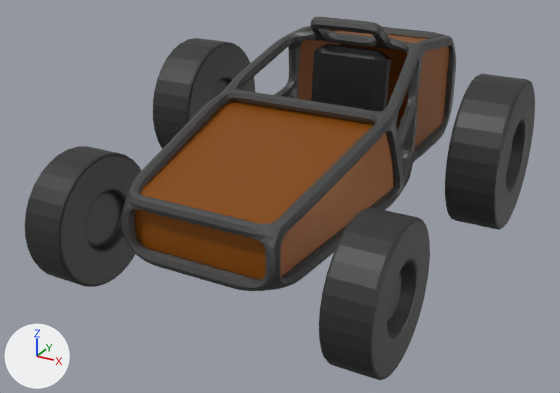
Before and after pictures for a commit that changed the COLLADA model assets/BasicBuggy.dae.
Camera for both pictures: a 50 mm lens placed at (5.18, -8.19, 3.82), pointed at (1.05, -0.67, 0.06). Arrows for +X, +Y and +Z are at lower left; the lights stay in place. Where no turn or scale is listed for an object, it has been applied to the vertices. Vertices at the same position are counted once.

Names of what the first picture shows: 'Chassis', 'Chassis_RollCage', 'Seat', 'Wheel_Front.LR', 'Wheel_Rear.LR'.
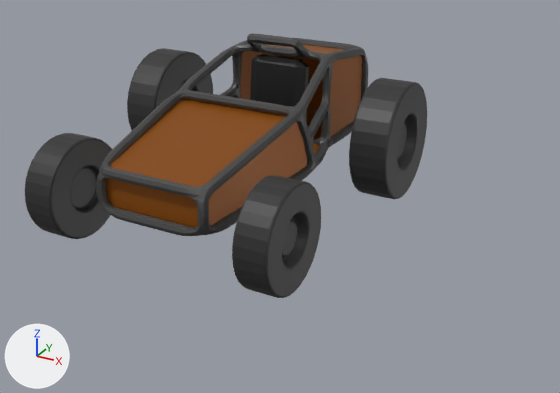
Changed parts and their boxes (x1, y1, x2, y2) in the pictures (560 x 393 px):
'Chassis', moved: before (135, 31, 449, 279); after (106, 44, 362, 227)
'Wheel_Front.LR', moved: before (25, 146, 430, 380); after (25, 133, 321, 298)
'Chassis_RollCage', moved: before (121, 17, 456, 291); after (96, 33, 368, 236)
'Wheel_Rear.LR', moved: before (153, 38, 535, 230); after (127, 48, 427, 199)
'Seat', moved: before (311, 44, 391, 111); after (250, 54, 309, 118)

What changed in the scene script:
```text
Change me_chassis:
    where me_chassis.from_pydata(...)  # 16 vertices, 22 faces; spans x -0.89..0.89, y -3.43..0.87, z -0.19..1.13
    used by ob_chassis; location = (1.808, 0.0, 0.828)
    me_chassis part 1: the whole mesh is moved by (0.0, 1.65, 0.16)
Change ob_chassis:
    ob_chassis.location: (1.808, 0.0, 0.828) -> (0.0, 0.0, 0.0)
Change ob_wheel_rear_lr:
    ob_wheel_rear_lr.location: (1.537, 0.0, 0.0) -> (1.537, 1.655, 0.164)
Change ob_wheel_front_lr:
    ob_wheel_front_lr.location: (1.479, -3.136, -0.178) -> (1.479, -1.481, -0.0144)
Change ob_chassis_rollcage:
    ob_chassis_rollcage.location: (1.808, 0.0, 0.828) -> (0.0, 1.655, 0.164)
Change ob_seat:
    ob_seat.location: (1.808, -0.569, 0.112) -> (0.0, 1.086, -0.553)
```
